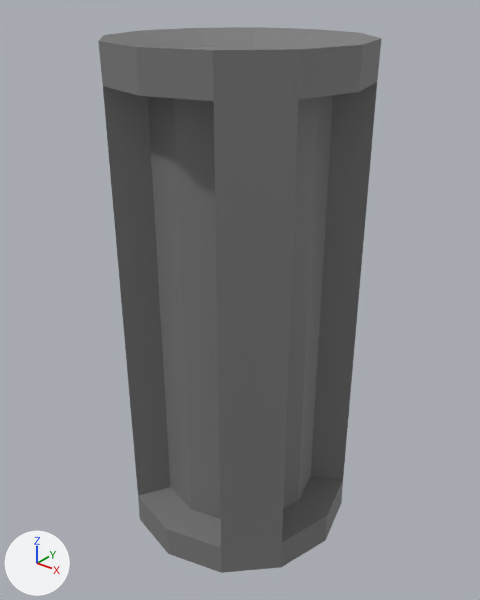
Two versions of the Blender file Models/PowerCell.blend, one commit apart.
Camera for both pictures: a 50 mm camera at (1.156, -1.44, 2.033) aimed at (0.001, 0.003, 1.138). Lighting does not change. The marker at lower left points along +X, +Y and +Z. The first picture is the older version.

In view in the first picture: 'PowerCell'.
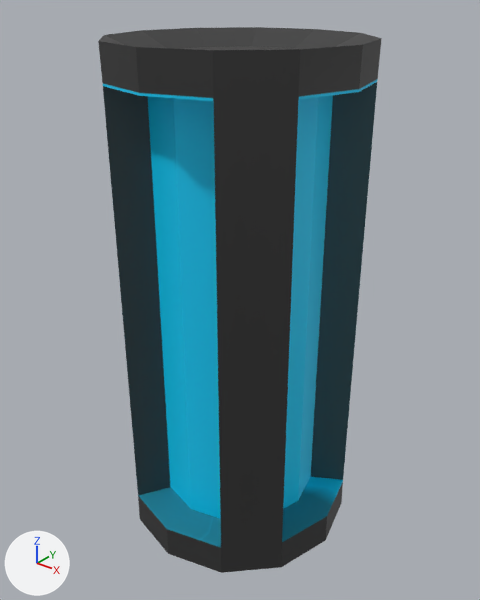
The edits, one by one:
Picture 'Cylinder Base Color.001' (img_cylinder_base_color_001) is new.
In material 'Material.001' (mat_material_001), base_color is no longer (0.198, 0.198, 0.198), grey #7b7b7b.
In material 'Material.001' (mat_material_001), texture is now set to img_cylinder_base_color_001.

Location of each change, [x1, y1, x2, y2] in pixels of the pictures (480 x 600 px):
'PowerCell', surface changed
    both: [98, 27, 382, 573]
